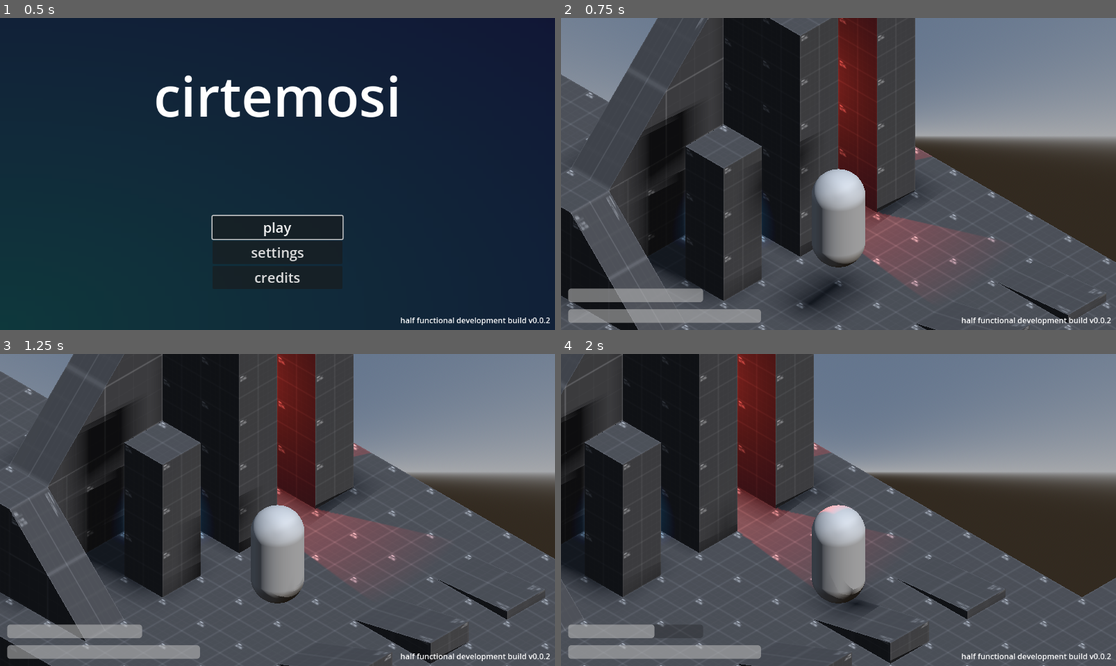
Above: before the commit, frames 1-4 (two rows, left to right).
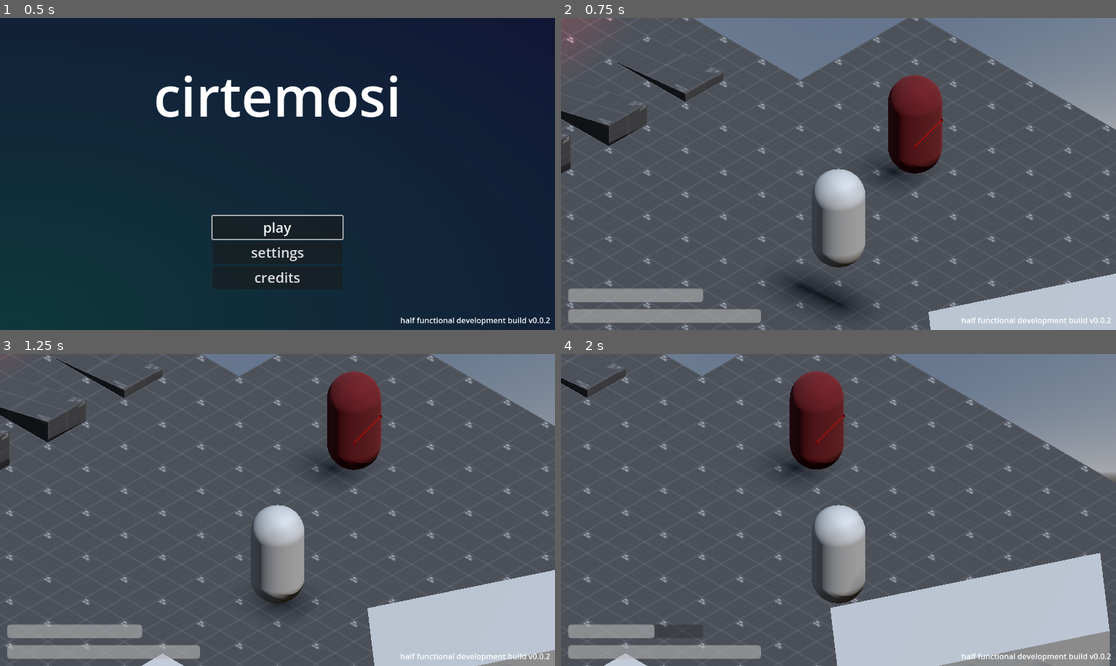
Above: after the commit, the same moments.

Repository: udu3324/cirtemosi
Game: Godot game, scene res://scenes/stage.tscn
The game is run twice, just before and just after one commit, with the same random seed, the same clock (stepped at 60 frames per second) and the same inputs.
Inputs:
- Up to frame 1 (0.5 s): no input
- Up to frame 2 (0.75 s): click "play" at 0.5 s
- Up to frame 3 (1.25 s): no input
- Up to frame 4 (2 s): tap Enter at 1.25 s; hold Right (ui_right) from 1.28 s (still down); hold Shift (sprint) from 1.28 s (still down)

Frame 1 is identical in both runs. In frame 2, 60% of the frame differs, in the area x 0-100%, y 0-100%; in frame 3, 58%; in frame 4, 62%.

Commit message:
restructure + working roaming

Diff:
--- /dev/null
+++ b/entities/enemt/enemt.tscn
@@ -0,0 +1,10 @@
+[gd_scene load_steps=3 format=3 uid="uid://dwqj4buhblxh8"]
+
+[ext_resource type="PackedScene" uid="uid://cj7ruth0bsa3m" path="res://entities/enemt/enemt_agent.tscn" id="1_jv50n"]
+[ext_resource type="PackedScene" uid="uid://hdswoffxynxi" path="res://entities/enemt/enemt_zone.tscn" id="2_o6js4"]
+
+[node name="Enemt" type="Node3D"]
+
+[node name="EnemtZone" parent="." instance=ExtResource("2_o6js4")]
+
+[node name="EnemtAgent" parent="." instance=ExtResource("1_jv50n")]
--- a/entities/enemt.tscn
+++ b/entities/enemt/enemt_agent.tscn
@@ -16,10 +16,11 @@
 [sub_resource type="ConvexPolygonShape3D" id="ConvexPolygonShape3D_j0uy1"]
 points = PackedVector3Array(-0.5, -0.5, 0, -0.497651, -0.5, -0.0490407, -0.492463, -0.586923, 0, -0.497651, -0.5, 0.048 …(34723 unchanged characters)…
 
-[node name="Enemt" type="RigidBody3D"]
+[node name="EnemtAgent" type="RigidBody3D"]
 physics_material_override = SubResource("PhysicsMaterial_lq6yy")
 can_sleep = false
 lock_rotation = true
+linear_damp = 3.0
 script = ExtResource("1_6fnh4")
 
 [node name="NavigationAgent3D" type="NavigationAgent3D" parent="."]
--- a/entities/enemt_built.tscn
+++ /dev/null
@@ -1,10 +0,0 @@
-[gd_scene load_steps=3 format=3 uid="uid://dwqj4buhblxh8"]
-
-[ext_resource type="PackedScene" uid="uid://cj7ruth0bsa3m" path="res://entities/enemt.tscn" id="1_vmovs"]
-[ext_resource type="PackedScene" uid="uid://hdswoffxynxi" path="res://entities/enemt_zone.tscn" id="2_gmcmm"]
-
-[node name="EnemtBuilt" type="Node3D"]
-
-[node name="Enemt" parent="." instance=ExtResource("1_vmovs")]
-
-[node name="EnemtZone" parent="." instance=ExtResource("2_gmcmm")]
--- a/levels/test_scene_2.tscn
+++ b/levels/test_scene_2.tscn
@@ -1,8 +1,7 @@
-[gd_scene load_steps=11 format=3 uid="uid://bxxfjarpl4gmw"]
+[gd_scene load_steps=10 format=3 uid="uid://bxxfjarpl4gmw"]
 
 [ext_resource type="Texture2D" uid="uid://cej3yoosomfd2" path="res://addons/proto-csgs/textures/dark/texture_13.png" id="1_5od5s"]
-[ext_resource type="PackedScene" uid="uid://cj7ruth0bsa3m" path="res://entities/enemt.tscn" id="2_ptlot"]
-[ext_resource type="PackedScene" uid="uid://hdswoffxynxi" path="res://entities/enemt_zone.tscn" id="3_ptlot"]
+[ext_resource type="PackedScene" uid="uid://dwqj4buhblxh8" path="res://entities/enemt/enemt.tscn" id="2_ptlot"]
 
 [sub_resource type="NavigationMesh" id="NavigationMesh_ohi84"]
 vertices = PackedVector3Array(4, 1.23518, -2.75, 3.5, 1.48518, -3.75, 2.5, 1.23518, -4, 1.5, 0.985179, -2.75, 2.75, 0.9 …(387 unchanged characters)…
@@ -63,6 +62,9 @@
 [node name="CollisionShape3D" type="CollisionShape3D" parent="MeshInstance3D/StaticBody3D"]
 shape = SubResource("ConcavePolygonShape3D_13lak")
 
+[node name="Enemt" parent="." instance=ExtResource("2_ptlot")]
+transform = Transform3D(1, 0, 0, 0, 1, 0, 0, 0, 1, -4, 1, -4)
+
 [node name="StaticBody3D" type="StaticBody3D" parent="."]
 transform = Transform3D(-4.37114e-08, -4.37114e-08, -1, -1, 1.91069e-15, 4.37114e-08, 0, 1, -4.37114e-08, -2, 0, -7.6)
 
@@ -110,9 +112,3 @@
 
 [node name="CollisionShape3D" type="CollisionShape3D" parent="StaticBody3D8"]
 shape = SubResource("ConvexPolygonShape3D_ptlot")
-
-[node name="EnemtZone" parent="." instance=ExtResource("3_ptlot")]
-transform = Transform3D(1, 0, 0, 0, 1, 0, 0, 0, 1, -4, 1, -4)
-
-[node name="Enemt" parent="." instance=ExtResource("2_ptlot")]
-transform = Transform3D(1, 0, 0, 0, 1, 0, 0, 0, 1, -4, 1, -4)
--- a/scripts/entities/enemy_test/enemt.gd
+++ b/scripts/entities/enemy_test/enemt.gd
@@ -1,7 +1,7 @@
 extends RigidBody3D
 
 @onready var agent = $NavigationAgent3D
-@onready var enemt_zone: Area3D = get_parent().get_node("EnemtZone")
+@onready var enemt_zone: Area3D = get_parent().get_child(0)
 
 var target_reached = true
 var roaming = false
@@ -17,6 +17,10 @@
 	# too close, stop
 	if agent.distance_to_target() < 0.5:
 		pass
+
+	# dont need to move if its finised reaching target
+	if agent.is_navigation_finished():
+		return
 
 	# below is all the physics stuff, it does not need to be touched i promise :100:
 
@@ -37,12 +41,12 @@
 	if state.linear_velocity.length() > 2:
 		state.linear_velocity = state.linear_velocity.normalized() * 3.5
 
-	apply_central_force(dir2 * 7)
+	apply_central_force(dir2 * 16)
 
 	# apply an extra y axis force depending on the slope angle
 	var slope_angle = acos(slope_normal.dot(Vector3.UP))
 	if slope_angle > 0.0 and slope_angle < deg_to_rad(60):
-		var boost = (slope_angle / deg_to_rad(45)) * 5
+		var boost = (slope_angle / deg_to_rad(45)) * 7
 		apply_central_force(Vector3.UP * boost)
 
 
@@ -51,6 +55,8 @@
 	roaming = false
 
 	print_debug("reached target!")
+
+	await get_tree().create_timer(randi_range(1, 5)).timeout
 
 	_generate_roam_point_target()
 
--- a/scripts/stage.gd
+++ b/scripts/stage.gd
@@ -39,7 +39,7 @@
 	level = preload("res://levels/test_scene_1.tscn").instantiate()
 	$Node3D.add_child(level)
 
-	_add_player(Vector3(0, 2, 0))
+	_add_player(Vector3(10, 2, 0))
 	health.visible = true
 	stamina.visible = true
 
Renamed: entities/enemt_zone.tscn -> entities/enemt/enemt_zone.tscn
